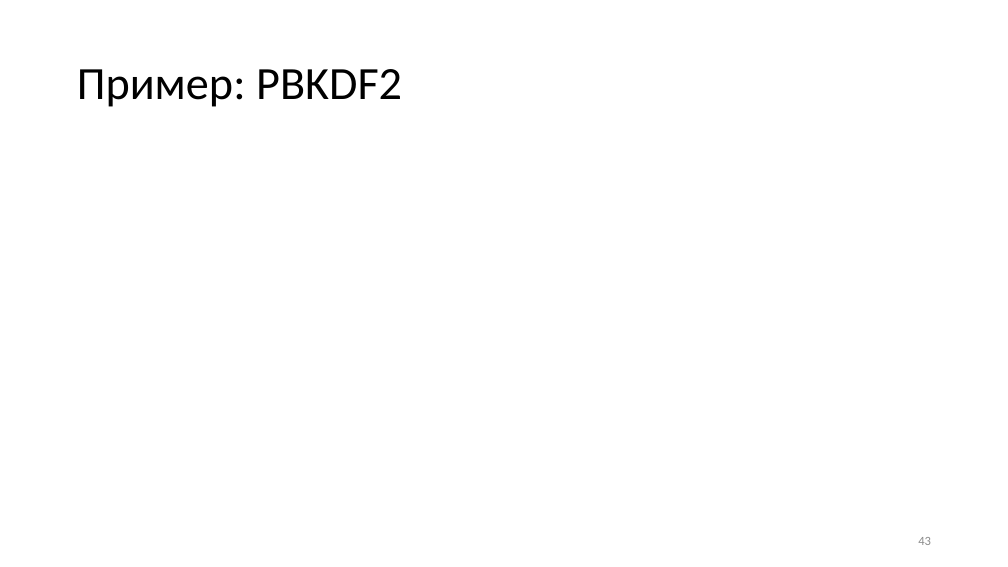
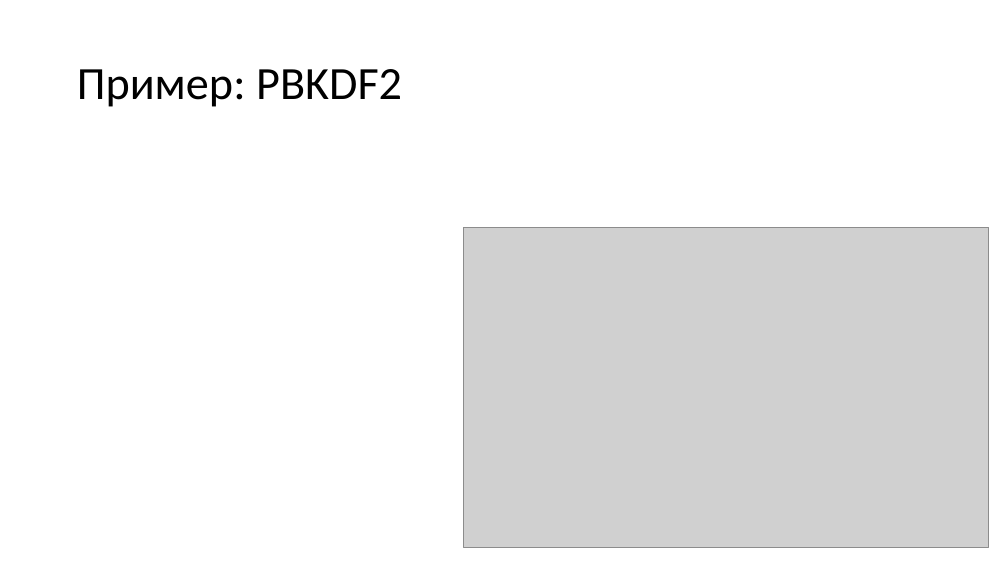
Before and after one commit to GeorgyFirsov-s-forks/CryptoLectures, a slide deck: slide 44 of Lectures/Lecture11.pptx (slide 43 before the commit). Drawn at 1008x567 pixels with LibreOffice and Linux fonts; fonts in the diff are those of the drawing; grey boxes stand for pictures. Boxes give left, top, right and bottom in pixels: in the first picture for what was removed or moved away, otherwise in the second. Text is boxed around its words. In the diff, an @@ line names an element or a change of style, - is before the commit and + after.

```diff
--- a/Lectures/Lecture11.pptx
+++ b/Lectures/Lecture11.pptx
@@ picture added at bbox=[464, 227, 989, 547] @@
@@ page number at bbox=[918, 547, 931, 549]: text changed @@
-43
+44
```
Also in this commit, not shown: 3 other slides changed, 3 slides added, 1 other file.
